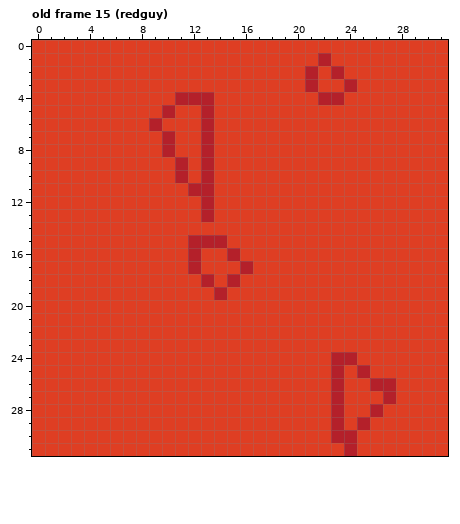
Two states of a pixel-art file, ASSETs/graphics/patterns.aseprite. Above, as it was before the edit.
32x32 pixels, 223 frames. Shown: old frame 15 (redguy). The commit also changed other frames, which this record leaves out.
After the commit:
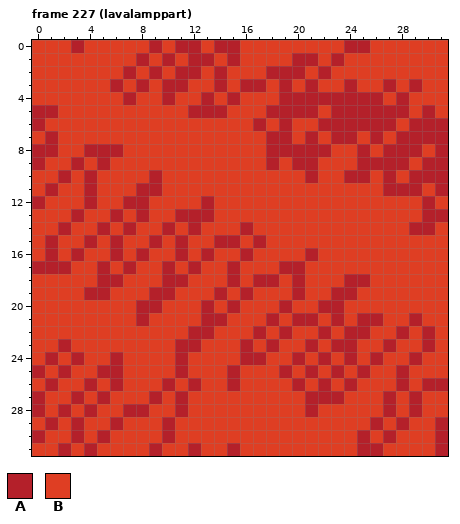
Palette (. is transparent): A #b4202a  B #df3e23
A new or re-ordered frame is compared with the old frame closest to it.
Edits made:
frames 223 -> 228
Frame 227 (lavalamppart) is new; against old frame 15 (redguy):
The edit turns colour B into colour A in row 0 at x 3, 9, 11 to 12, 14 to 15 and 24 to 25; in row 1 at x 8, 10, 12 to 13, 15, 20 to 21 and 23; in row 2 at x 7, 9, 11 to 12, 14, 18 to 20 and 22; in row 3 at x 6, 8, 10 to 11, 14, 16 to 17, 19, 27 and 29; in row 4 at x 7, 10, 15, 19 to 21, 24 to 26 and 28; in row 5 at x 0 to 1, 12, 14, 18 to 21, 23 to 28 and 30.
The edit turns colour B into colour A in row 6 at x 0, 17, 19, 22 to 27 and 29 to 31; in row 7 at x 1, 18 to 19, 21, 23 to 24, 26 and 28 to 31; in row 8 at x 0 to 1, 4 to 6, 18 to 22, 25, 27 to 29 and 31; in row 9 at x 0, 3, 5, 18, 20 to 21, 25 to 28 and 30 to 31; in row 10 at x 2, 4, 9, 21, 24 to 25, 27 and 29 to 31; in row 11 at x 1, 4, 8 to 9, 27 to 29 and 31.
The edit turns colour B into colour A in row 12 at x 0, 4, 7 to 8 and 30; in row 13 at x 3, 6, 8, 11 to 12 and 30 to 31; in row 14 at x 2, 5, 7, 10, 12, 16 and 29 to 30; in row 15 at x 1, 4, 6, 9, 11, 15 and 17; in row 16 at x 1, 3, 6, 8, 11, 13, 16 and 21; in row 17 at x 0 to 2, 5, 7, 10, 15 and 19 to 20.
The edit turns colour B into colour A in row 18 at x 5 to 6, 10 to 11, 17 to 18, 20 and 24 to 25; in row 19 at x 4 to 5, 9 to 10, 16, 20 and 23 to 24; in row 20 at x 8 to 9, 13, 15, 19 and 22 to 23; in row 21 at x 8, 13 to 14, 18, 20 to 21, 23, 25 to 26 and 29; in row 22 at x 12 to 13, 17, 19, 22, 24 to 25, 28 and 30; in row 23 at x 2, 11 to 12, 16, 18, 21, 23 to 24, 27 and 30.
The edit turns colour B into colour A in row 24 at x 1, 3, 6, 11, 16 to 17, 20, 22, 26 and 29; in row 25 at x 0, 2, 5 to 6, 11, 15, 19, 21 and 28; in row 26 at x 1, 4, 6, 10, 12, 15, 20, 22, 24, 28 and 30 to 31; in row 27 at x 0, 3, 5, 9, 11, 21 to 22 and 29; in row 28 at x 0, 2, 4, 7 to 8, 11, 21, 27 and 29; in row 29 at x 1, 3, 6, 10, 26, 28 and 31.
The edit turns colour B into colour A in row 30 at x 0, 3, 5, 10, 25, 27 and 31; in row 31 at x 2, 4, 9, 12, 15, 25 to 26 and 31.
The edit turns colour A into colour B in row 1 at x 22; in row 2 at x 21 and 23; in row 4 at x 11 to 12; in row 5 at x 10; in row 6 at x 9 and 13; in rows 7 to 8 at x 10 and 13.
The edit turns colour A into colour B in rows 9 to 10 at x 11 and 13; in row 11 at x 12 to 13; in row 15 at x 12 to 13; in row 16 at x 12 and 15; in row 17 at x 16; in row 18 at x 13.
The edit turns colour A into colour B in row 24 at x 23; in row 26 at x 23 and 26 to 27; in row 28 at x 23 and 26; in row 29 at x 23 and 25; in row 30 at x 23 to 24; in row 31 at x 24.
Changed places in both pictures, as pixel boxes (x1, y1, x2, y2):
changed: (32, 40, 448, 456)
